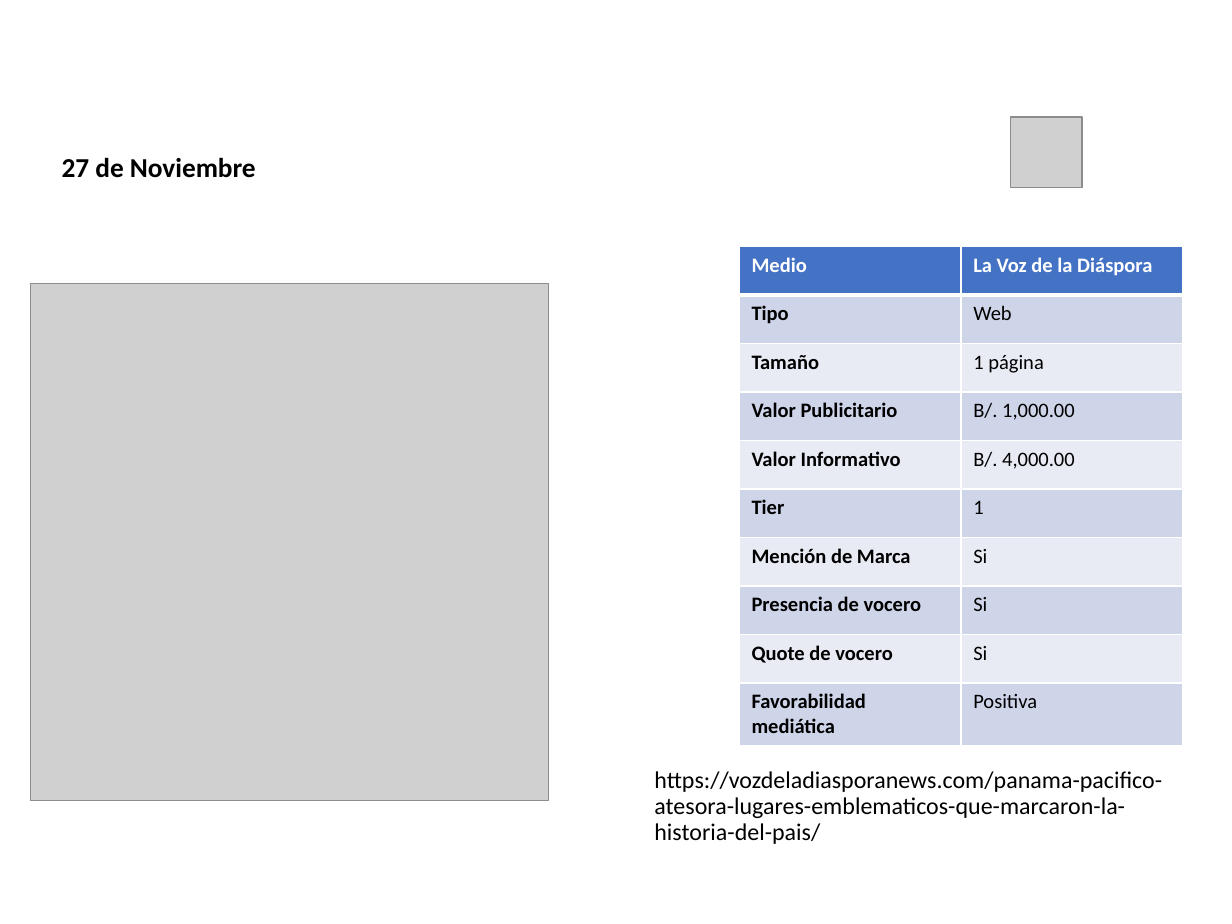
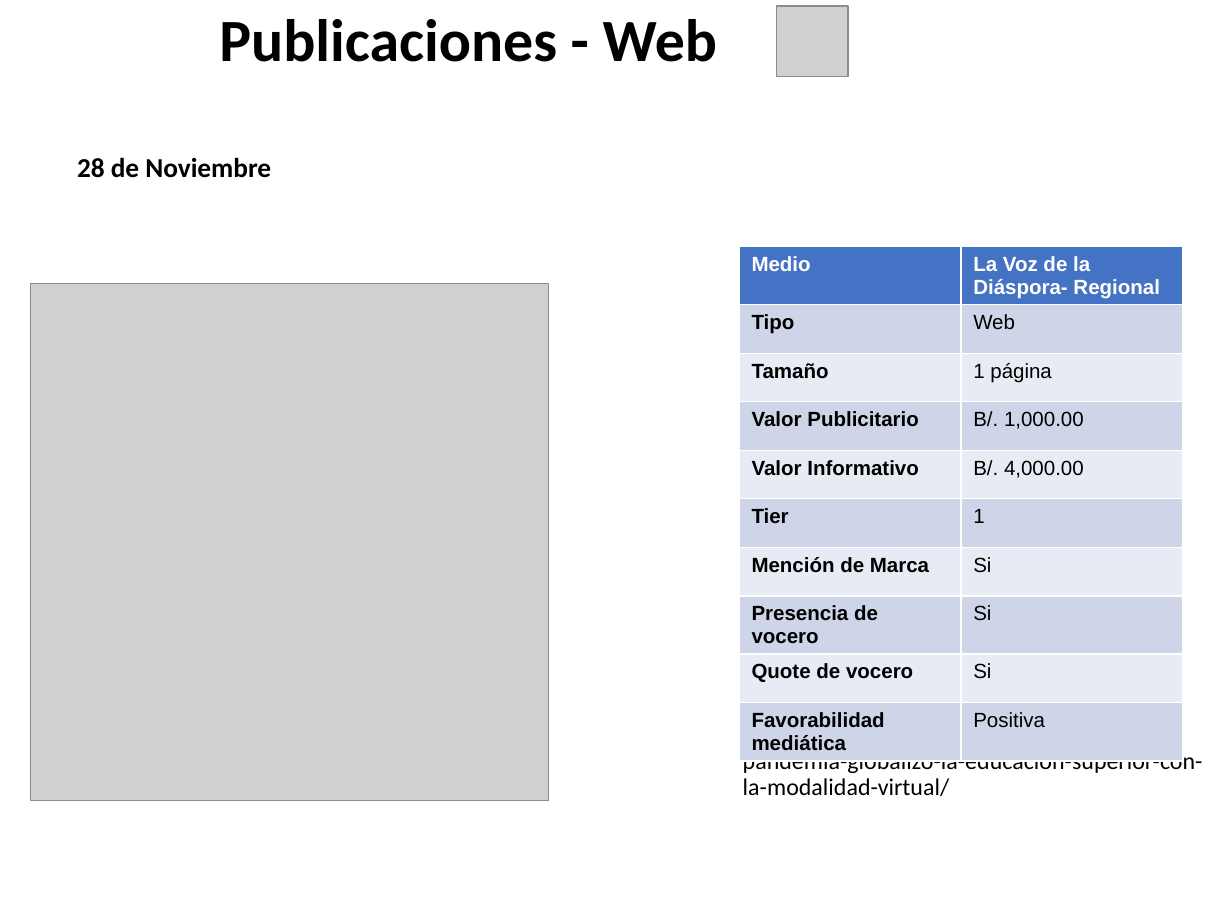
Before and after one commit to dgarci23/Report-Generator, a slide deck: slide 8 of Presentacion Terminada.pptx (slide 11 before the commit). Drawn at 1232x924 pixels with LibreOffice and Linux fonts; fonts in the diff are those of the drawing; grey boxes stand for pictures; background and template pictures are left out. Boxes give left, top, right and bottom in pixels: in the first picture for what was removed or moved away, otherwise in the second. Text is boxed around its words. In the diff, an @@ line names an element or a change of style, - is before the commit and + after.

```diff
--- a/Presentacion Terminada.pptx
+++ b/Presentacion Terminada.pptx
@@ title "Publicaciones - Web": place and size @@
-title "Publicaciones - Web" at bbox=[176, 2, 982, 101]
+title "Publicaciones - Web" at bbox=[219, 19, 717, 62]
@@ title "Publicaciones - Web" at bbox=[219, 19, 717, 62]: text colour #FFFFFF to #000000 @@
@@ picture: place and size @@
-picture at bbox=[1010, 117, 1082, 187]
+picture at bbox=[776, 6, 848, 76]
@@ text at bbox=[77, 157, 271, 178]: text changed @@
-27 de Noviembre
+28 de Noviembre
@@ table at bbox=[739, 246, 1183, 755] @@
-row 1, column 2: La Voz de la Diáspora
+row 1, column 2: La Voz de la Diáspora- Regional
@@ font Calibri to Arial in "Medio", "Tipo", "Web", "Tamaño" and 15 more places @@
@@ text added at bbox=[743, 723, 1203, 796], 14 pt, text #000000 @@
+https://vozdeladiasporanews.com/la-pandemia-globalizo-la-educacion-superior-con-la-modalidad-virtual/
@@ text removed at bbox=[654, 771, 1162, 844] @@
-https://vozdeladiasporanews.com/panama-pacifico-atesora-lugares-emblematicos-que-marcaron-la-historia-del-pais/
```
Also in this commit, not shown: 22 other slides changed, 3 slides added, 1 other file.
